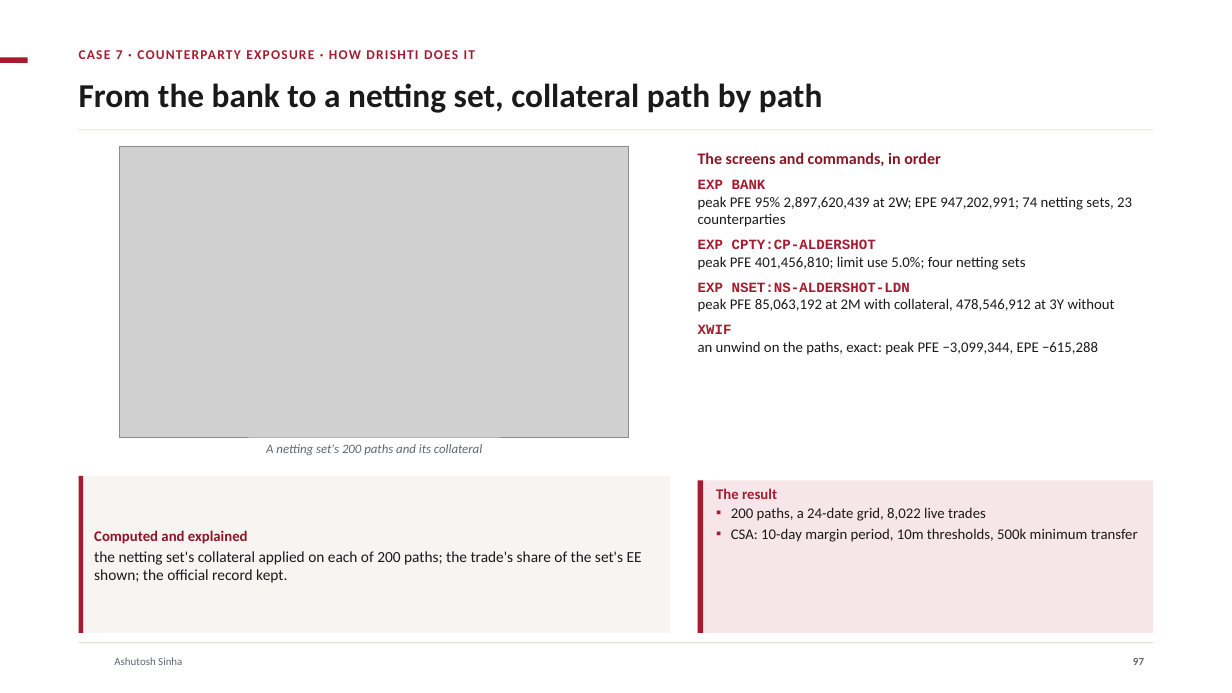
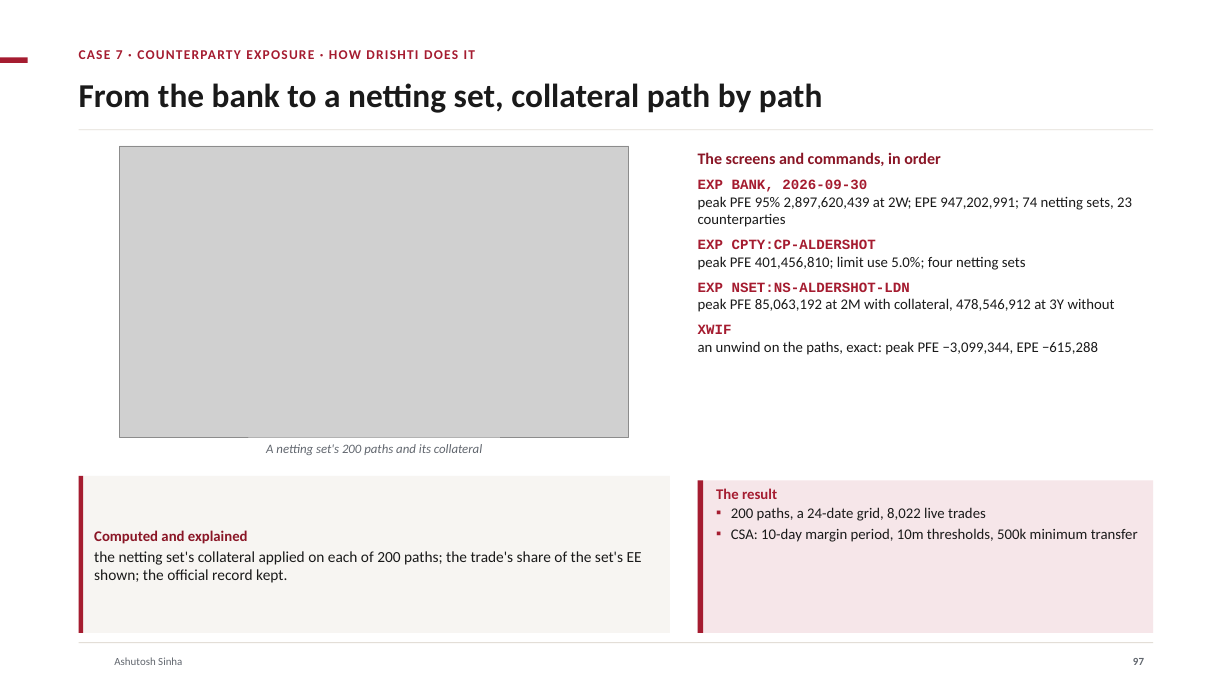
Before and after one commit to ajsinha/drishti, a slide deck: slide 97 of docs/publications/Drishti-Design-and-Evidence.pptx. Drawn at 1232x693 pixels with LibreOffice and Linux fonts; fonts in the diff are those of the drawing; grey boxes stand for pictures; background and template pictures are left out. Boxes give left, top, right and bottom in pixels: in the first picture for what was removed or moved away, otherwise in the second. Text is boxed around its words. In the diff, an @@ line names an element or a change of style, - is before the commit and + after.

```diff
--- a/docs/publications/Drishti-Design-and-Evidence.pptx
+++ b/docs/publications/Drishti-Design-and-Evidence.pptx
@@ text at [698,179,867,192]: text changed @@
-EXP BANK
+EXP BANK, 2026-09-30
```
Also in this commit, not shown: 35 other slides changed, 1 other file.
